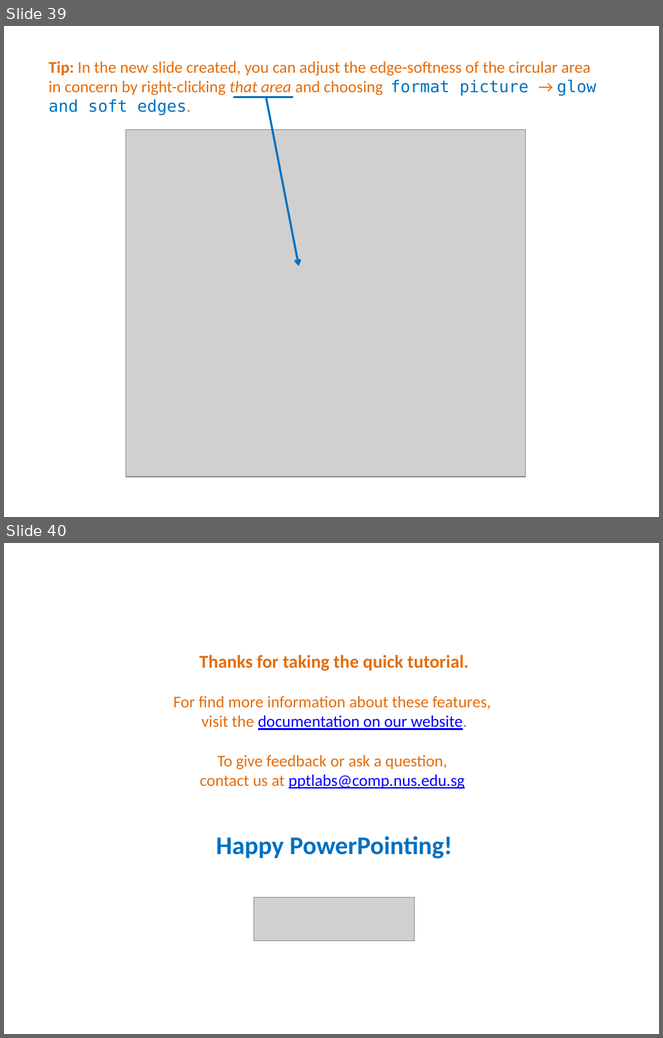
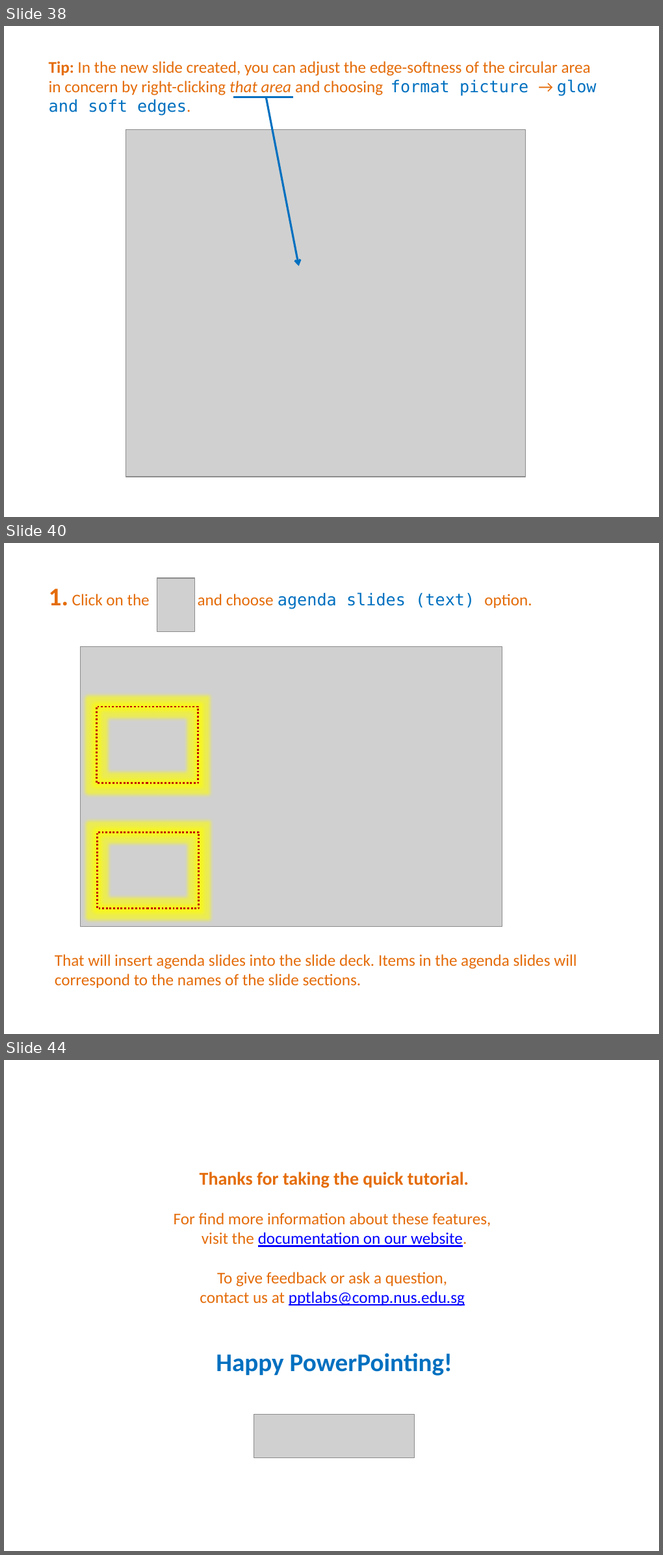
Before and after one commit to PowerPointLabs/PowerPointLabs, a slide deck: doc/PowerPointLabs Quick Tutorial.pptx. Shown one above the other, each under a label of ours: slides 39 and 40 before the commit, slides 38, 40 and 44 after it; the slides between them are not shown. The pictures are 663x1038 and 663x1555 pixels, drawn with LibreOffice and Linux fonts; fonts in the diff are those of the drawing; grey boxes stand for pictures. Boxes give left, top, right and bottom in pixels: in the first picture for what was removed or moved away, otherwise in the second. Text is boxed around its words. In the diff, an @@ line names an element or a change of style, - is before the commit and + after.

Commit message:
Added agenda lab to the tutorial file

```diff
--- a/doc/PowerPointLabs Quick Tutorial.pptx
+++ b/doc/PowerPointLabs Quick Tutorial.pptx
@@ slide 40 added at (4,543,659,1034), background #FFFFFF @@
@@ picture added at (157,578,194,631) @@
@@ text added at (49,589,532,609), 18 pt, text #E46C0A @@
+1. Click on the and choose agenda slides (text) option.
@@ picture added at (81,646,503,927) @@
@@ rectangle added at (96,707,198,783), outline #C00000 2 pt dashed @@
@@ rectangle added at (97,833,198,909), outline #C00000 2 pt dashed @@
@@ text added at (55,954,577,988), 18 pt, text #E46C0A @@
+That will insert agenda slides into the slide deck. Items in the agenda slides will correspond to the names of the slide sections.
@@ what was slide 39 is now slide 38 @@
@@ what was slide 40 is now slide 44 @@
```
Also in this commit, not shown: 4 other slides added, 2 slides removed.
